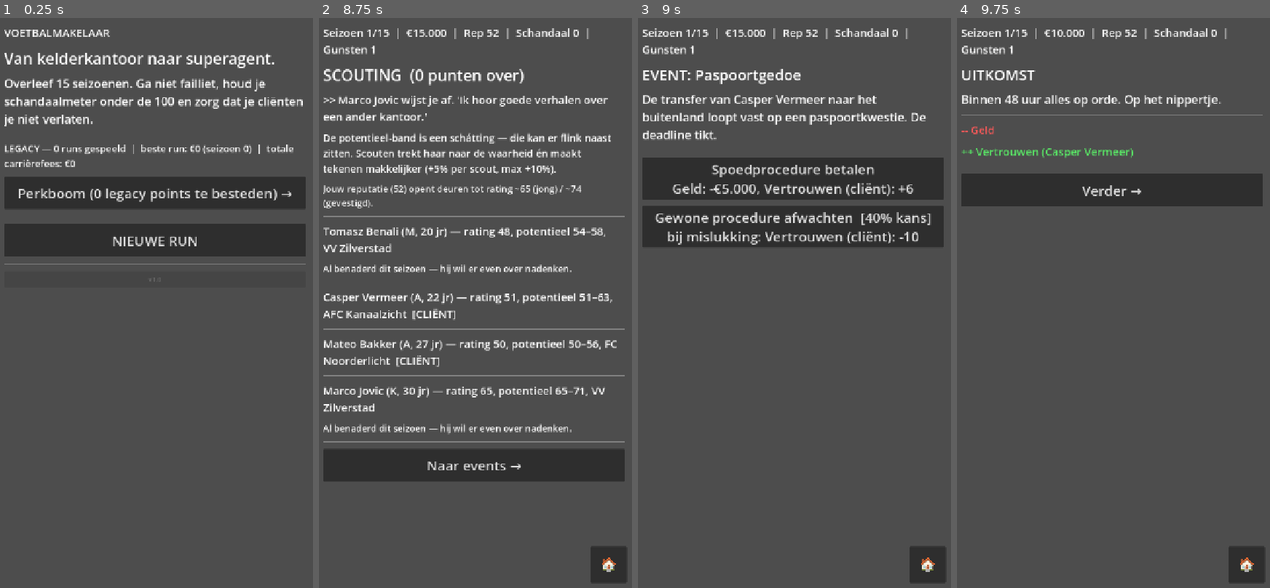
Above: before the commit, frames 1-4 (left to right).
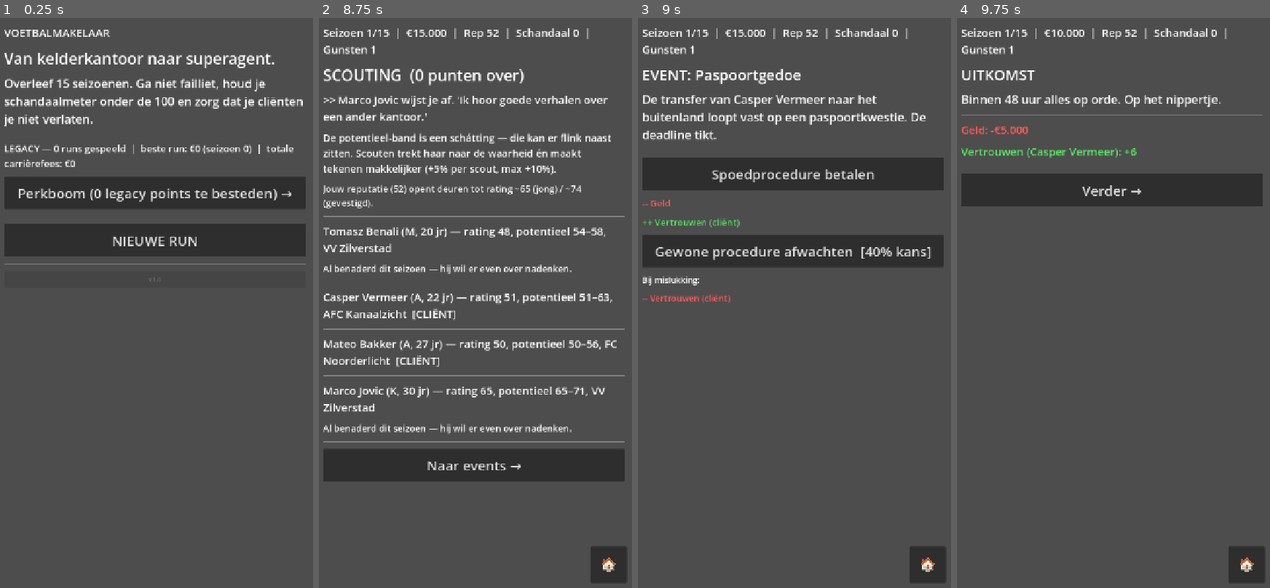
Above: after the commit, the same moments.

Repository: anassino070/Agent_game
Game: Godot game, scene res://scenes/Main.tscn
Two runs of this game, one before a commit and one after it. Both use one fixed random seed, a clock stepped at 60 frames per second and the inputs below.
Inputs (mouse positions are in pixels of both pictures, inside the frame that each line leads up to):
- Up to frame 1 (0.25 s): no input
- Up to frame 2 (8.75 s): click "Perkboom (0 legacy points te …" at 0.5 s; click "🏠" at 1.25 s; click "NIEUWE RUN" at 2 s; click "Naar stalbeheer →" at 2.75 s; click "Scout (1 punt)" at 3.5 s; click "Benader als cliënt (kans 52%)" at 4.25 s; click "Scout (1 punt)" at 5 s; click "Scout (1 punt)" at 5.75 s; click "Benader als cliënt (kans 49%)" at 6.5 s; click "Benader als cliënt (kans 46%)" at 7.25 s; click "Benader als cliënt (kans 31%)" at 8 s
- Up to frame 3 (9 s): click "Naar events →" at 8.75 s
- Up to frame 4 (9.75 s): click (1113, 177) at 9.5 s, where only the run before the commit has a clickable "Spoedprocedure betalen Geld: …"

Frames 1-2 are identical in both runs. In frame 3, 11% of the frame differs, in the area x 1-98%, y 25-50%; in frame 4, 0.7%.

Commit message:
fix result text formatting

Diff:
--- a/scripts/main.gd
+++ b/scripts/main.gd
@@ -660,20 +660,22 @@
 			# Geluksvogel-perk telt mee in de getoonde én de echte kans.
 			var shown := clampf(float(opt.chance) + Game.luck_bonus(), 0.0, 0.98)
 			label += "  [%d%% kans]" % int(round(shown * 100))
-			var succ := _effect_preview(opt.get("success", {}))
-			var fail := _effect_preview(opt.get("fail", {}))
-			var extra: Array = []
-			if succ != "":
-				extra.append("bij succes: " + succ)
-			if fail != "":
-				extra.append("bij mislukking: " + fail)
-			if not extra.is_empty():
-				label += "\n" + " | ".join(extra)
+			btn(label + suffix, func(): _resolve(ev, opt), enabled)
+			var succ_rows := _effect_rows(Game.scale_money_effects(opt.get("success", {})), "", false)
+			var fail_rows := _effect_rows(Game.scale_money_effects(opt.get("fail", {})), "", false)
+			if not succ_rows.is_empty():
+				lbl("Bij succes:", 18)
+				for row in succ_rows:
+					var l := lbl(str(row.text), 19)
+					l.add_theme_color_override("font_color", Color(0.35, 0.9, 0.4) if bool(row.good) else Color(1.0, 0.35, 0.35))
+			if not fail_rows.is_empty():
+				lbl("Bij mislukking:", 18)
+				for row in fail_rows:
+					var l := lbl(str(row.text), 19)
+					l.add_theme_color_override("font_color", Color(0.35, 0.9, 0.4) if bool(row.good) else Color(1.0, 0.35, 0.35))
 		else:
-			var prev := _effect_preview(opt.get("effects", {}))
-			if prev != "":
-				label += "\n" + prev
-		btn(label + suffix, func(): _resolve(ev, opt), enabled)
+			btn(label + suffix, func(): _resolve(ev, opt), enabled)
+			_show_effect_rows(Game.scale_money_effects(opt.get("effects", {})), "", false)
 
 
 func _resolve(ev: Dictionary, opt: Dictionary) -> void:
@@ -720,33 +722,6 @@
 	return ("+" + eur(v)) if v > 0 else eur(v)
 
 
-func _effect_lines(effects: Dictionary, client_name: String = "") -> Array:
-	var lines: Array = []
-	if effects.has("money") and int(effects.money) != 0:
-		lines.append("Geld: %s" % _money_delta(int(effects.money)))
-	if effects.has("rep") and int(effects.rep) != 0:
-		lines.append("Reputatie: %s" % _fmt_delta(int(effects.rep)))
-	if effects.has("scandal") and int(effects.scandal) != 0:
-		lines.append("Schandaal: %s" % _fmt_delta(int(effects.scandal)))
-	if effects.has("favors") and int(effects.favors) != 0:
-		lines.append("Gunsten: %s" % _fmt_delta(int(effects.favors)))
-	if effects.has("scout_points") and int(effects.scout_points) != 0:
-		lines.append("Scoutpunten: %s" % _fmt_delta(int(effects.scout_points)))
-	if effects.has("trust") and int(effects.trust) != 0:
-		var who := client_name if client_name != "" else "cliënt"
-		lines.append("Vertrouwen (%s): %s" % [who, _fmt_delta(int(effects.trust))])
-	if effects.has("all_trust") and int(effects.all_trust) != 0:
-		lines.append("Vertrouwen (hele stal): %s" % _fmt_delta(int(effects.all_trust)))
-	return lines
-
-
-func _effect_preview(effects: Dictionary) -> String:
-	# Compacte, komma-gescheiden versie voor op een optieknop (vóór de keuze).
-	var scaled := Game.scale_money_effects(effects)
-	var lines := _effect_lines(scaled)
-	return ", ".join(lines)
-
-
 # Welke kant van een effect "goed" is voor de speler — schandaal is omgekeerd
 # (hoger = slechter), de rest is hoger = beter.
 const EFFECT_LABELS := {
@@ -758,33 +733,50 @@
 }
 
 
-func _effect_rows(effects: Dictionary, client_name: String = "") -> Array:
-	# Kwalitatieve rijen voor het uitkomstscherm: geen bedragen, alleen
-	# richting (++/--) en kleur (goed/slecht) per variabele, onder elkaar.
+func _effect_rows(effects: Dictionary, client_name: String = "", show_numbers: bool = true) -> Array:
+	# Eén rij per gewijzigde variabele, altijd gekleurd (groen = goed voor
+	# jou, rood = slecht). show_numbers=false geeft de kwalitatieve preview
+	# (++/--, geen bedragen) voor vóór een keuze; show_numbers=true geeft de
+	# exacte bedragen voor het uitkomstscherm ná een keuze.
 	var rows: Array = []
 	for key in ["money", "rep", "scandal", "favors", "scout_points"]:
 		if effects.has(key) and int(effects[key]) != 0:
 			var v := int(effects[key])
 			var good: bool = (v > 0) == bool(EFFECT_GOOD_HIGH[key])
-			rows.append({"text": "%s %s" % ["++" if v > 0 else "--", str(EFFECT_LABELS[key])], "good": good})
+			var label := str(EFFECT_LABELS[key])
+			var text: String
+			if show_numbers:
+				var amount := eur(v) if key == "money" else _fmt_delta(v)
+				text = "%s: %s" % [label, amount]
+			else:
+				text = "%s %s" % ["++" if v > 0 else "--", label]
+			rows.append({"text": text, "good": good})
 	if effects.has("trust") and int(effects.trust) != 0:
 		var v := int(effects.trust)
 		var who := client_name if client_name != "" else "cliënt"
-		rows.append({"text": "%s Vertrouwen (%s)" % ["++" if v > 0 else "--", who], "good": v > 0})
+		var text := ("Vertrouwen (%s): %s" % [who, _fmt_delta(v)]) if show_numbers else ("%s Vertrouwen (%s)" % ["++" if v > 0 else "--", who])
+		rows.append({"text": text, "good": v > 0})
 	if effects.has("all_trust") and int(effects.all_trust) != 0:
 		var v := int(effects.all_trust)
-		rows.append({"text": "%s Vertrouwen (hele stal)" % ("++" if v > 0 else "--"), "good": v > 0})
+		var text := ("Vertrouwen (hele stal): %s" % _fmt_delta(v)) if show_numbers else ("%s Vertrouwen (hele stal)" % ("++" if v > 0 else "--"))
+		rows.append({"text": text, "good": v > 0})
 	return rows
 
 
+func _show_effect_rows(effects: Dictionary, client_name: String = "", show_numbers: bool = true) -> void:
+	var rows := _effect_rows(effects, client_name, show_numbers)
+	for row in rows:
+		var l := lbl(str(row.text), 24 if show_numbers else 20)
+		l.add_theme_color_override("font_color", Color(0.35, 0.9, 0.4) if bool(row.good) else Color(1.0, 0.35, 0.35))
+
+
 func _show_effect_lines(effects: Dictionary, client_name: String = "") -> void:
-	var rows := _effect_rows(effects, client_name)
+	# Uitkomstscherm: mét bedragen, mét kleur.
+	var rows := _effect_rows(effects, client_name, true)
 	if rows.is_empty():
 		return
 	sep()
-	for row in rows:
-		var l := lbl(str(row.text), 24)
-		l.add_theme_color_override("font_color", Color(0.35, 0.9, 0.4) if bool(row.good) else Color(1.0, 0.35, 0.35))
+	_show_effect_rows(effects, client_name, true)
 
 
 # ---------------------------------------------------------------- event-minigames
